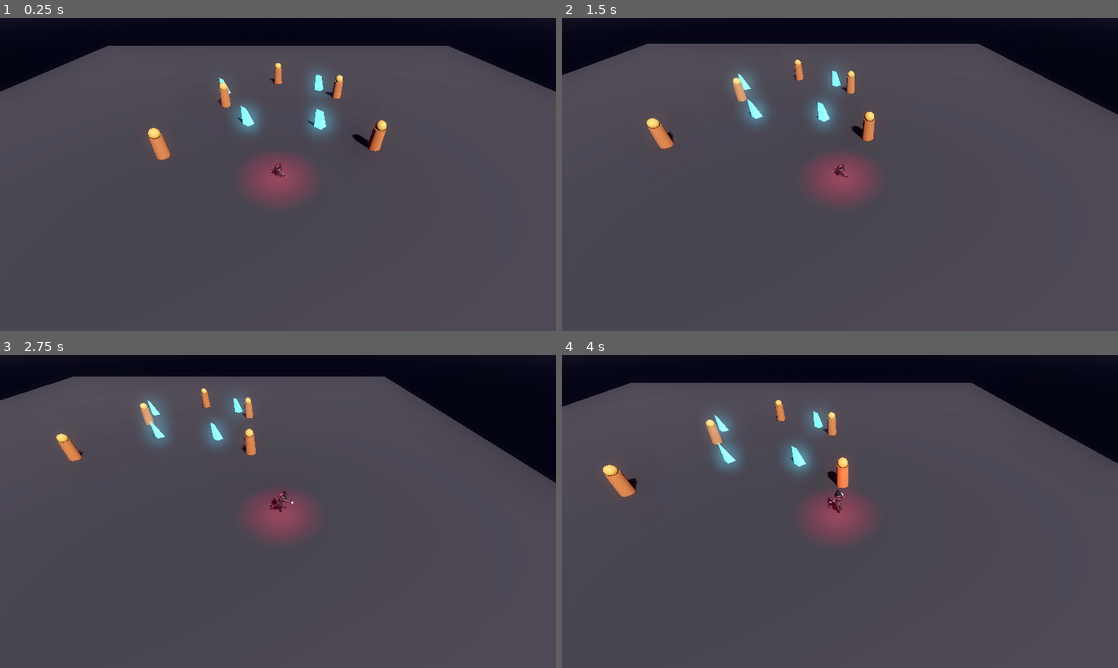
Above: before the commit, frames 1-4 (two rows, left to right).
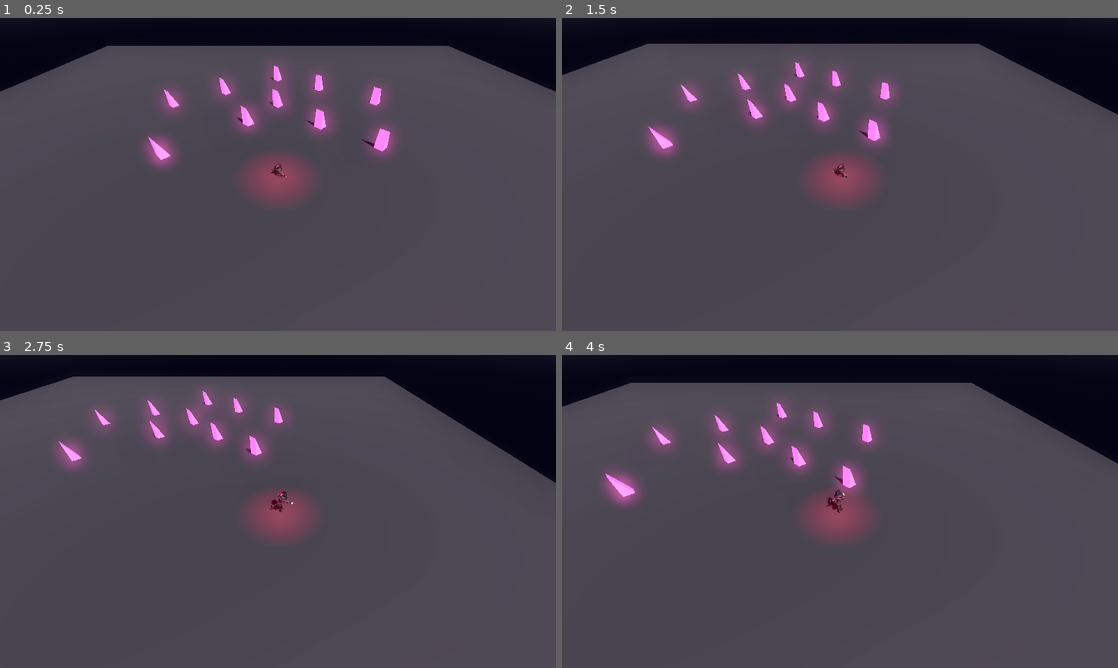
Above: after the commit, the same moments.

Repository: v-prokofev/MisterV
Game: Godot game, scene res://scenes/main.tscn
The game is run twice, just before and just after one commit, with the same random seed, the same clock (stepped at 60 frames per second) and the same inputs.
Inputs (mouse positions are in pixels of both pictures, inside the frame that each line leads up to):
- Up to frame 1 (0.25 s): no input
- Up to frame 2 (1.5 s): tap Enter at 0.5 s; move the mouse to (962, 158) at 0.52 s; hold D (move_right) 0.53-1.28 s; click (962, 158) at 0.67 s; move the mouse to (728, 190) at 1.27 s; hold S (move_backward) from 1.28 s (still down)
- Up to frame 3 (2.75 s): move the mouse to (333, 442) at 2.02 s; release S (move_backward) at 2.03 s; hold D (move_right) from 2.03 s (still down)
- Up to frame 4 (4 s): move the mouse to (812, 574) at 2.77 s; release D (move_right) at 2.78 s; hold W (move_forward) 2.78-3.53 s; click (812, 574) at 2.92 s; move the mouse to (1006, 558) at 3.52 s; hold A (move_left) from 3.53 s (still down)

The runs differ from the first frame. In frame 1, 3.5% of the frame differs, in the area x 25-72%, y 14-49%; in frame 2, 3.2%; in frame 3, 2.6%; in frame 4, 3.6%, in the area x 7-57%, y 14-51%.

Commit message:
Remove target dummies from scene and replace with 10 glowing pink crystals

Diff:
--- a/src/scenes/main.tscn
+++ b/src/scenes/main.tscn
@@ -59,23 +59,6 @@
 [node name="Player" parent="." instance=ExtResource("1_player_scene")]
 transform = Transform3D(1, 0, 0, 0, 1, 0, 0, 0, 1, 0, 0, 4)
 
-[node name="Dummies" type="Node3D" parent="."]
-
-[node name="TargetDummy1" parent="Dummies" instance=ExtResource("2_dummy_scene")]
-transform = Transform3D(1, 0, 0, 0, 1, 0, 0, 0, 1, -5, 0, -6)
-
-[node name="TargetDummy2" parent="Dummies" instance=ExtResource("2_dummy_scene")]
-transform = Transform3D(1, 0, 0, 0, 1, 0, 0, 0, 1, 6, 0, -8)
-
-[node name="TargetDummy3" parent="Dummies" instance=ExtResource("2_dummy_scene")]
-transform = Transform3D(1, 0, 0, 0, 1, 0, 0, 0, 1, 0, 0, -12)
-
-[node name="TargetDummy4" parent="Dummies" instance=ExtResource("2_dummy_scene")]
-transform = Transform3D(1, 0, 0, 0, 1, 0, 0, 0, 1, -8, 0, 2)
-
-[node name="TargetDummy5" parent="Dummies" instance=ExtResource("2_dummy_scene")]
-transform = Transform3D(1, 0, 0, 0, 1, 0, 0, 0, 1, 7, 0, 1)
-
 [node name="Destructibles" type="Node3D" parent="."]
 
 [node name="Crystal1" parent="Destructibles" instance=ExtResource("3_destructible_scene")]
@@ -89,3 +72,21 @@
 
 [node name="Crystal4" parent="Destructibles" instance=ExtResource("3_destructible_scene")]
 transform = Transform3D(1, 0, 0, 0, 1, 0, 0, 0, 1, 4.5, 0, -10.0)
+
+[node name="Crystal5" parent="Destructibles" instance=ExtResource("3_destructible_scene")]
+transform = Transform3D(1, 0, 0, 0, 1, 0, 0, 0, 1, -8.0, 0, 2.0)
+
+[node name="Crystal6" parent="Destructibles" instance=ExtResource("3_destructible_scene")]
+transform = Transform3D(1, 0, 0, 0, 1, 0, 0, 0, 1, 7.5, 0, 1.0)
+
+[node name="Crystal7" parent="Destructibles" instance=ExtResource("3_destructible_scene")]
+transform = Transform3D(1, 0, 0, 0, 1, 0, 0, 0, 1, 0.0, 0, -13.0)
+
+[node name="Crystal8" parent="Destructibles" instance=ExtResource("3_destructible_scene")]
+transform = Transform3D(1, 0, 0, 0, 1, 0, 0, 0, 1, -10.0, 0, -6.0)
+
+[node name="Crystal9" parent="Destructibles" instance=ExtResource("3_destructible_scene")]
+transform = Transform3D(1, 0, 0, 0, 1, 0, 0, 0, 1, 9.5, 0, -6.5)
+
+[node name="Crystal10" parent="Destructibles" instance=ExtResource("3_destructible_scene")]
+transform = Transform3D(1, 0, 0, 0, 1, 0, 0, 0, 1, 0.0, 0, -6.0)
--- a/src/scripts/destructible_object.gd
+++ b/src/scripts/destructible_object.gd
@@ -2,7 +2,7 @@
 
 @export var max_health: float = 60.0
 @export var respawn_time: float = 10.0
-@export var object_color: Color = Color(0.2, 0.85, 1.0) # Glowing Cyan/Blue Crystal
+@export var object_color: Color = Color(0.95, 0.2, 0.7) # Glowing Pink/Magenta Crystal
 
 var current_health: float = 60.0
 var is_destroyed: bool = false
